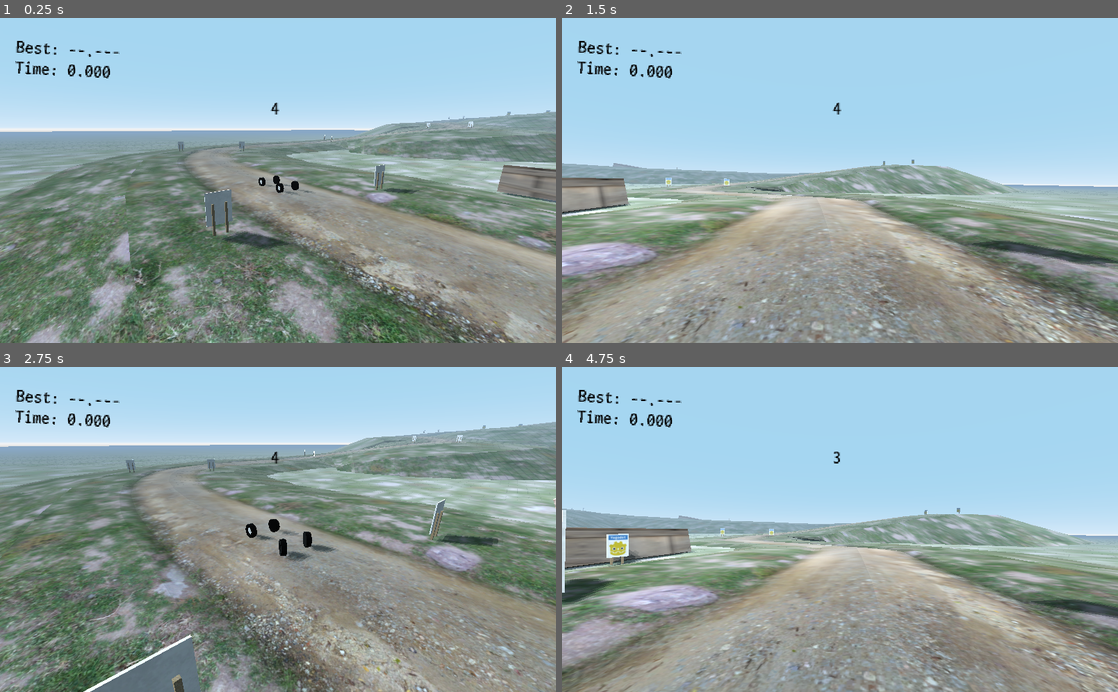
Above: before the commit, frames 1-4 (two rows, left to right).
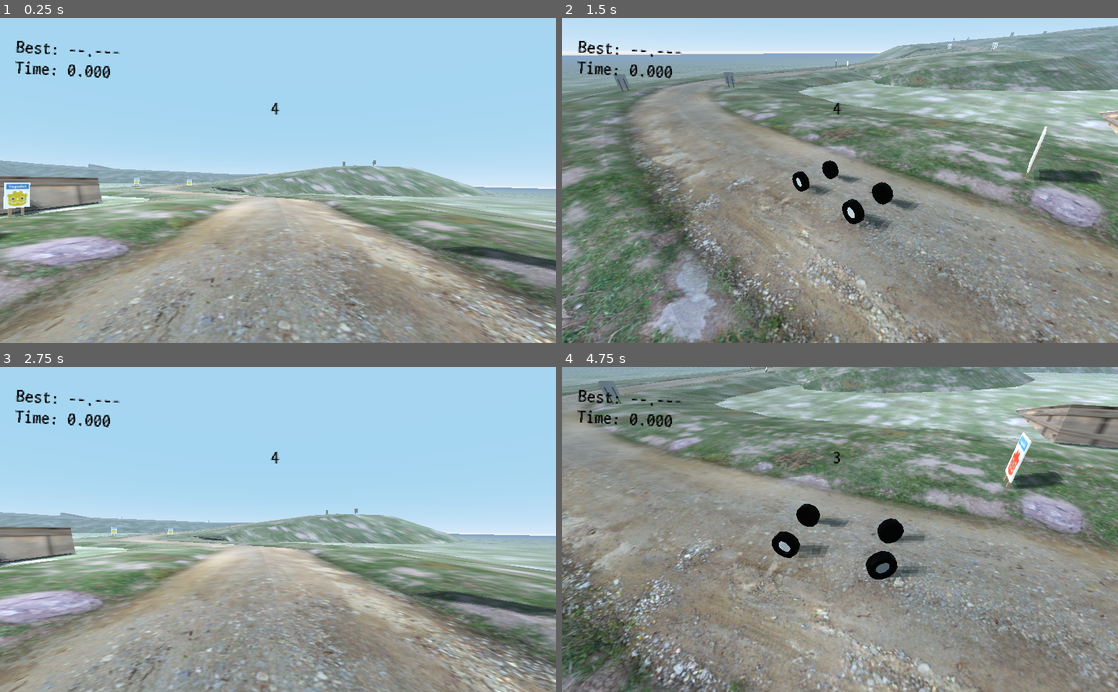
Above: after the commit, the same moments.

Repository: dellfahad006/my-3D-godooot
Game: Godot game, scene res://main.tscn
Same seed, same stepped clock (60 frames per second), same inputs: the game is played once before the commit and once after it.
Inputs:
- Up to frame 1 (0.25 s): no input
- Up to frame 2 (1.5 s): tap Enter at 0.5 s; hold D 0.53-1.28 s; tap R at 0.6 s; hold S from 1.28 s (still down); tap C at 1.35 s
- Up to frame 3 (2.75 s): release S at 2.03 s; hold D from 2.03 s (still down); tap R at 2.1 s
- Up to frame 4 (4.75 s): release D at 2.78 s; hold W 2.78-3.53 s; tap C at 2.85, 4.35 s; hold A from 3.53 s (still down); tap R at 3.6 s

The runs differ from the first frame. In frame 1, 59% of the frame differs, in the area x 0-100%, y 27-100%; in frame 2, 81%; in frame 3, 70%; in frame 4, 81%, in the area x 0-100%, y 0-100%.

Commit message:
Add files via upload

Diff:
--- a/scripts/CarController.gd
+++ b/scripts/CarController.gd
@@ -52,6 +52,12 @@
 var darkGreen = Color(0, 0.9, 0, 1)
 var black = Color(0, 0, 0, 1)
 
+var ghost = null
+var ghostIdx = 0
+var recTimes = []
+var recXf = []
+var recSkip = 0
+
 var drawParticles = true
 var drawLines = false
 var debugSplits = false
@@ -61,6 +67,54 @@
 		out.append(c)
 		_descendants(c, out)
 	return out
+
+func _make_ghost():
+	var inst = load("res://car.tscn").instance()
+	var root = Spatial.new()
+	root.add_child(inst)
+	inst.translation = Vector3(-0.000513, -0.546232, 0.00111961)  # same offset as the real car model
+	var m = SpatialMaterial.new()
+	m.flags_transparent = true
+	m.flags_unshaded = true
+	m.albedo_color = Color(0.45, 0.75, 1.0, 0.35)
+	var body_inst = inst.get_node_or_null("RootNode/car")
+	if body_inst != null:
+		for n in _descendants(body_inst, []):
+			if n is MeshInstance and n.name != "car_body":
+				n.visible = false
+	for n in _descendants(inst, []):
+		if n is MeshInstance:
+			n.cast_shadow = GeometryInstance.SHADOW_CASTING_SETTING_OFF
+			n.material_override = m
+	root.visible = false
+	ghost = root
+	get_parent().call_deferred("add_child", root)
+
+func _record_ghost():
+	if stageTime >= 0.0 and not stageEnded:
+		recSkip += 1
+		if recSkip % 2 == 0:  # 60 samples/sec is plenty; ghost is interpolated
+			recTimes.append(stageTime)
+			recXf.append(global_transform)
+
+func _update_ghost():
+	if ghost == null or not ghost.is_inside_tree():
+		return
+	var n = Persist.ghostTimes.size()
+	if n == 0:
+		ghost.visible = false
+		return
+	ghost.visible = true
+	if n == 1:
+		ghost.global_transform = Persist.ghostXf[0]
+		return
+	var t = max(stageTime, 0.0)
+	while ghostIdx < n - 2 and Persist.ghostTimes[ghostIdx + 1] <= t:
+		ghostIdx += 1
+	var t0 = Persist.ghostTimes[ghostIdx]
+	var t1 = Persist.ghostTimes[ghostIdx + 1]
+	var w = clamp((t - t0) / max(t1 - t0, 0.0001), 0.0, 1.0)
+	ghost.global_transform = Persist.ghostXf[ghostIdx].interpolate_with(Persist.ghostXf[ghostIdx + 1], w)
 
 func race_started():
 	return stageTime > 0.0
@@ -110,6 +164,7 @@
 		debugSplits = float(str(config.get_value("debug", "splits", 0))) != 0.0
 	else:
 		print("Couldn't load config.ini")
+	_make_ghost()
 
 func get_velocity_at_point(point):
 	return linear_velocity + angular_velocity.cross(point - global_transform.origin)
@@ -129,6 +184,8 @@
 	if not stageEnded:
 		stageTime = now - sceneStartTime - countdown
 	var cd = int(-stageTime) + 1
+	_record_ghost()
+	_update_ghost()
 
 	# ---- timing text ----
 	timingText.clear()
@@ -282,6 +339,10 @@
 	finishSound.play(0.0)
 	if Persist.bestTime == 0.0 or stageTime < Persist.bestTime:
 		Persist.bestTime = stageTime
+		recTimes.append(stageTime)
+		recXf.append(global_transform)
+		Persist.ghostTimes = recTimes
+		Persist.ghostXf = recXf
 		for i in range(CHECKPOINT_NUM):
 			prevBestCheckpointTimes[i] = Persist.bestCheckpointTimes[i]
 			Persist.bestCheckpointTimes[i] = checkpointTimes[i]
--- a/scripts/Game.gd
+++ b/scripts/Game.gd
@@ -5,11 +5,12 @@
 
 var hoodCamera
 var wingmanCamera
-var hoodCameraIsActive = false
+var hoodCameraIsActive = true
 
 func _ready():
 	wingmanCamera = get_node(wingmanCameraPath)
 	hoodCamera = get_node(hoodCameraPath)
+	hoodCamera.make_current()  # hood camera is the default; C toggles to the chase camera
 	# The restored track.glb carries its collider in a glTF physics extension that
 	# Godot 3.3 ignores, so build the collider from the road mesh here.
 	var road_mat = load("res://track/dirtroad.material")
--- a/scripts/Persist.gd
+++ b/scripts/Persist.gd
@@ -3,6 +3,8 @@
 
 var bestTime = 0.0
 var bestCheckpointTimes = []
+var ghostTimes = []   # PB run: timestamps
+var ghostXf = []      # PB run: car transforms
 
 func _ready():
 	for i in range(13):
